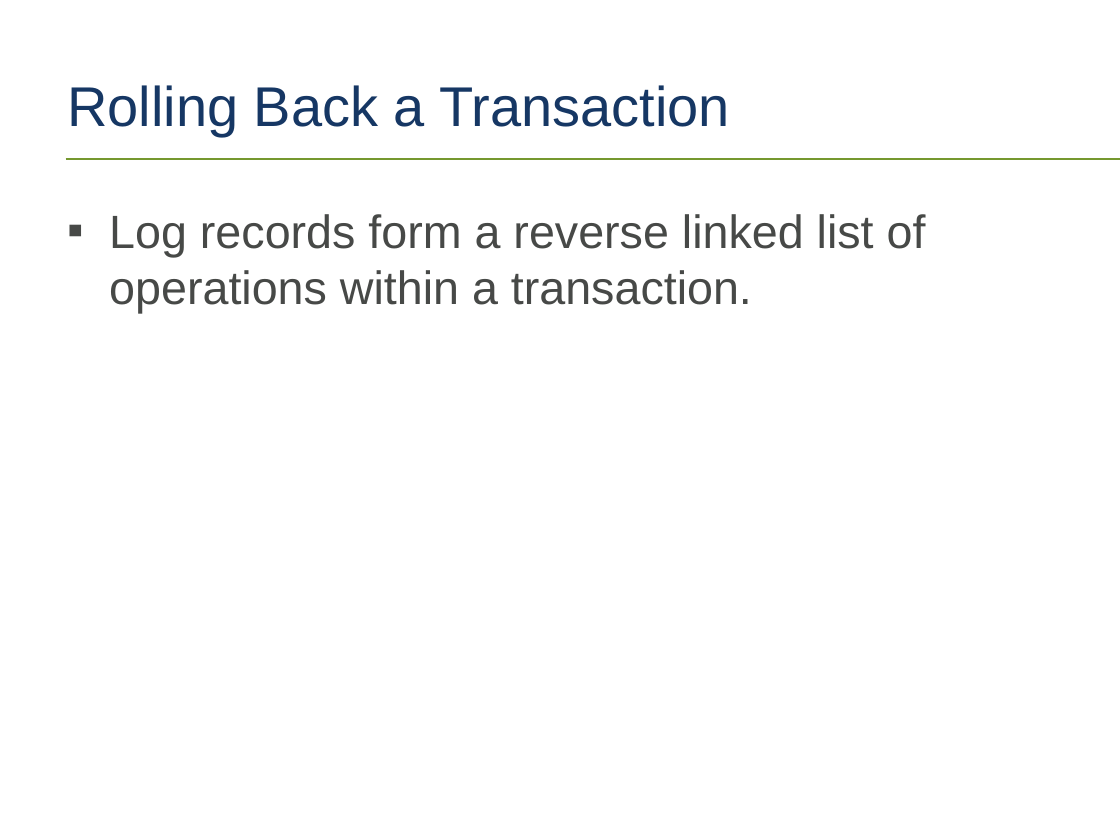
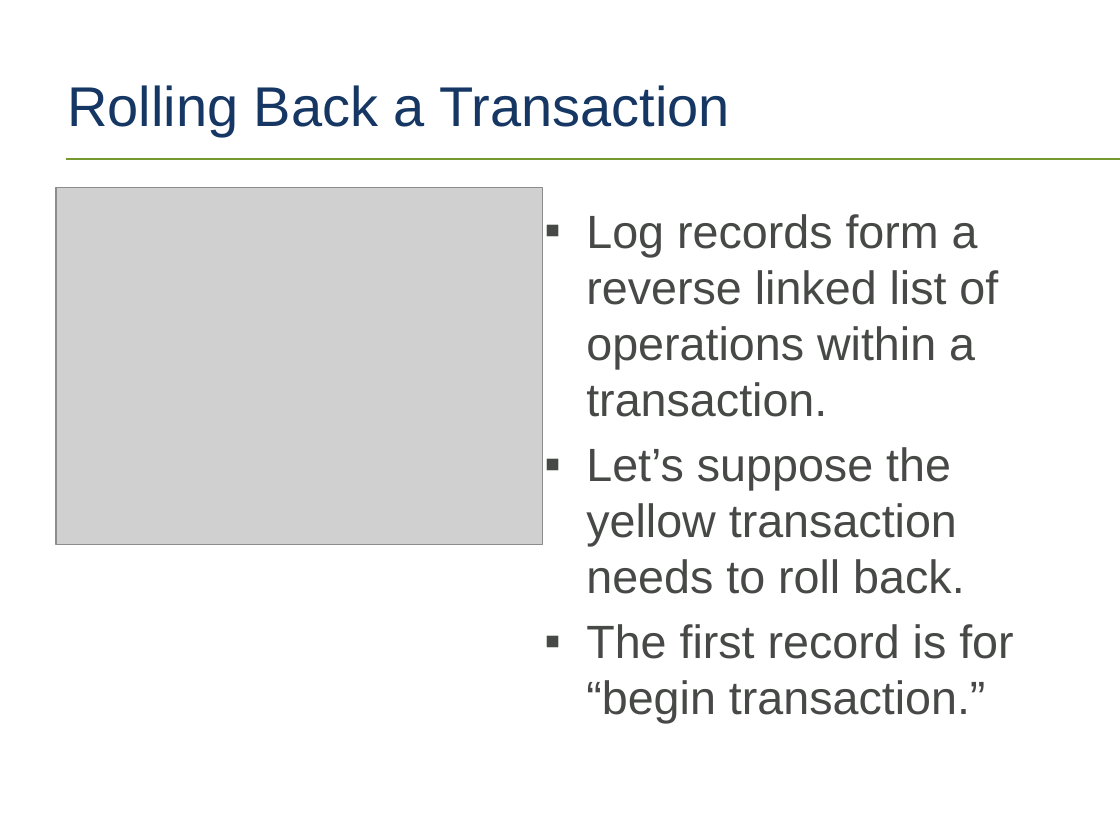
Before and after one commit to tf3604/LogFilePresentation, a slide deck: slide 37 of TransactionLog.pptx. Drawn at 1120x840 pixels with LibreOffice and Linux fonts; fonts in the diff are those of the drawing; grey boxes stand for pictures; background and template pictures are left out. Boxes give left, top, right and bottom in pixels: in the first picture for what was removed or moved away, otherwise in the second. Text is boxed around its words. In the diff, an @@ line names an element or a change of style, - is before the commit and + after.

```diff
--- a/TransactionLog.pptx
+++ b/TransactionLog.pptx
@@ picture added at <box>56,188,543,545</box> @@
@@ text "Log records form a reverse ...": place and size @@
-text "Log records form a reverse ..." at <box>109,214,926,313</box>
+text "Log records form a reverse ..." at <box>586,214,1013,724</box>
@@ text at <box>586,447,1013,724</box>: paragraphs added @@
+▪ Let’s suppose the yellow transaction needs to roll back.
+▪ The first record is for “begin transaction.”
```
Also in this commit, not shown: 6 slides added, 1 other file.
